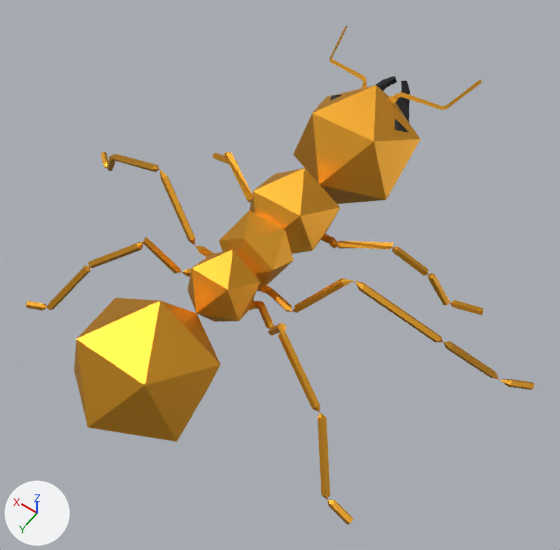
Before and after pictures for a commit that changed the Blender file mathCheese/Assets/Resources/Meshes/Mesh Masters/antGod.blend.
Before and after are seen from a camera (50 mm lens) standing at (-4.25, 5.38, 10.18) and looking at (-0.29, -0.16, 1.47). Arrows for +X, +Y and +Z are at lower left; the lights stay in place.

Objects in the first picture: 'Ant'.
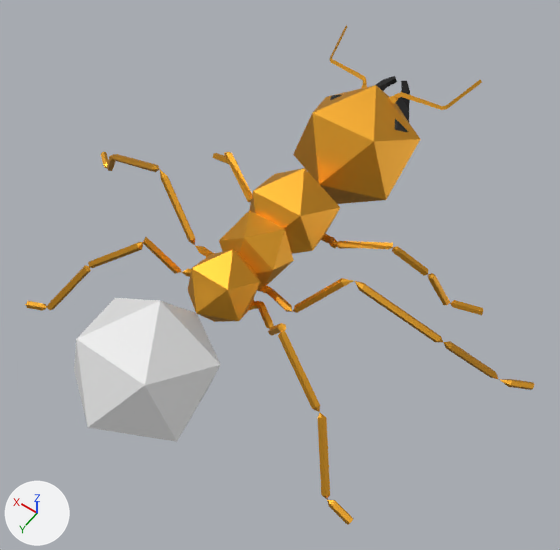
Pixel boxes (x1, y1, x2, y2) of what changed, in the pictures (560 x 550 px):
part 1 of me_icosphere_001, recoloured
    both: (74, 298, 221, 442)

What the commit changed:
Material 'Team' (mat_team) is new.
Its base color is (0.8, 0.8, 0.8) (white #e7e7e7).
me_icosphere_001 has 577 vertices, 694 faces and spans x -3.97..4.06, y -4.09..3.28, z 0.71..2.84.
me_icosphere_001 is used by ob_ant; location (0.0, 0.0, 0.0).
me_icosphere_001 part 1: all 20 faces centred in x -0.74..0.74, y 1.65..2.91, z 1.17..2.73 switch from mat_skin (orange #ffb53a) to mat_team (white #e7e7e7).
